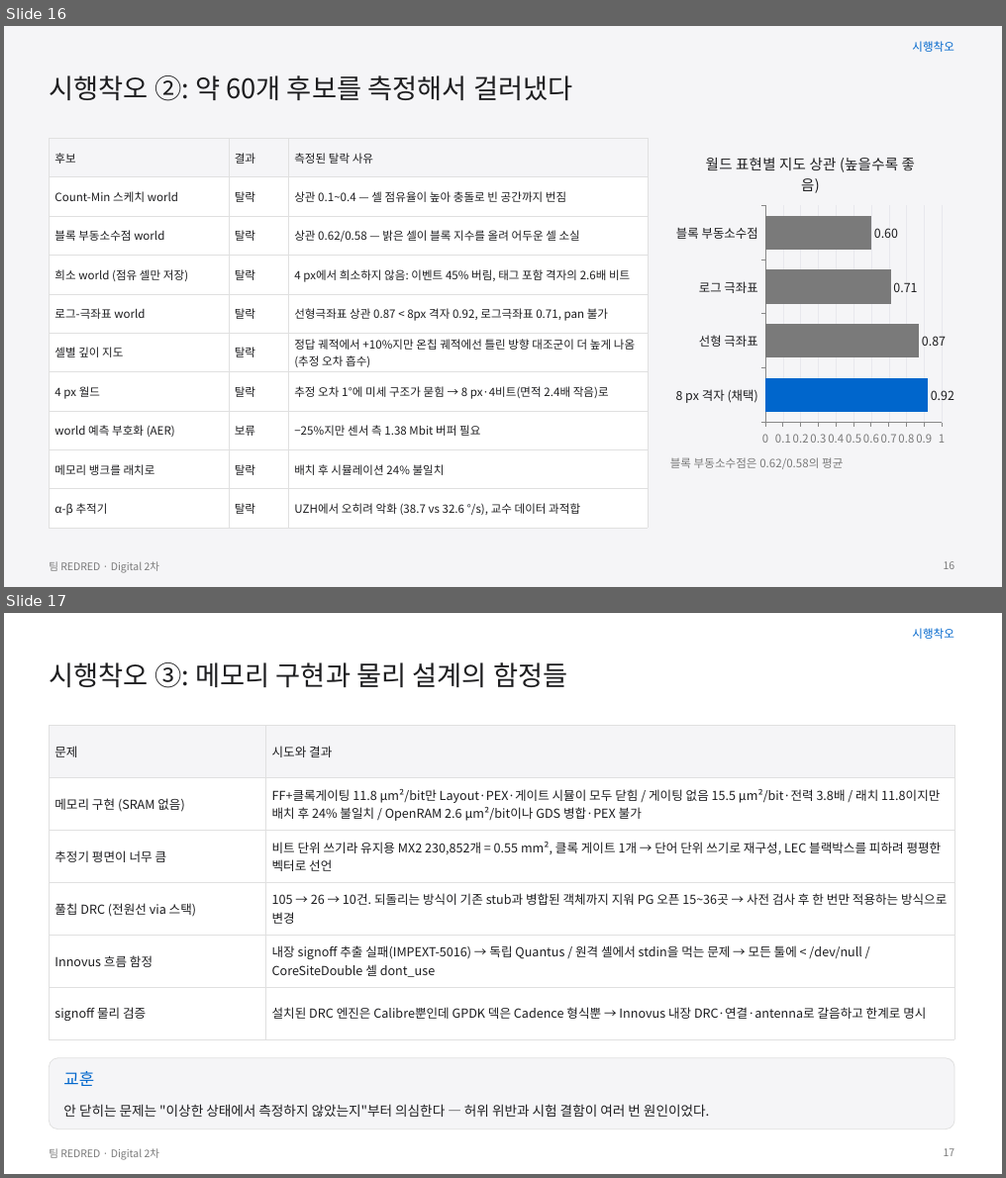
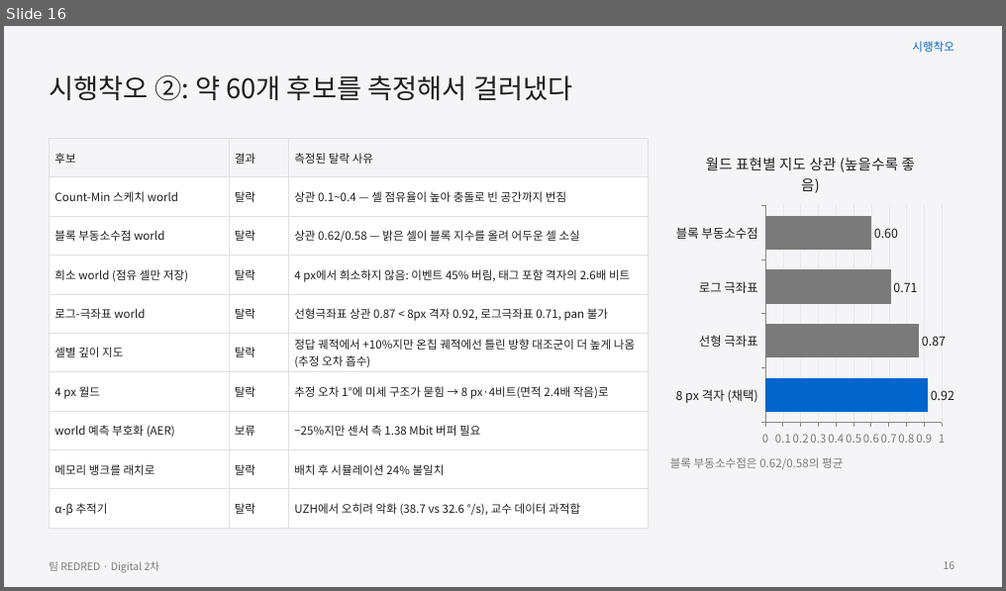
Before and after one commit to GangHeeJo/AI-SEMI, a slide deck: submission/REDRED_2차_발표자료_칩S.pptx. Shown one above the other, each under a label of ours: slides 16 and 17 before the commit, slide 16 after it. The pictures are 1006x1178 and 1006x591 pixels, drawn with LibreOffice and Linux fonts; fonts in the diff are those of the drawing. Boxes give left, top, right and bottom in pixels: in the first picture for what was removed or moved away, otherwise in the second. Text is boxed around its words. In the diff, an @@ line names an element or a change of style, - is before the commit and + after.

```diff
--- a/submission/REDRED_2차_발표자료_칩S.pptx
+++ b/submission/REDRED_2차_발표자료_칩S.pptx
@@ slide 17 removed at [4,613,1002,1174], background #FFFFFF; not listed: 1 template element that a slide beside it also shows @@
@@ text removed at [912,628,954,639] @@
-시행착오
@@ text removed at [49,663,568,688] @@
-시행착오 ③: 메모리 구현과 물리 설계의 함정들
@@ table removed at [49,725,954,1025], 6 rows, 2 columns @@
-문제 | 시도와 결과
-메모리 구현 (SRAM 없음) | FF+클록게이팅 11.8 µm²/bit만 Layout·PEX·게이트 시뮬이 모두 닫힘 / 게이팅 없음 15.5 µm²/bit·전력 3.8배 / 래치 11.8이지만 배치 후 24% 불일치 / OpenRAM 2.6 µm²/bit이나 GDS 병합·PEX 불가
-추정기 평면이 너무 큼 | 비트 단위 쓰기라 유지용 MX2 230,852개 = 0.55 mm², 클록 게이트 1개 → 단어 단위 쓰기로 재구성, LEC 블랙박스를 피하려 평평한 벡터로 선언
-풀칩 DRC (전원선 via 스택) | 105 → 26 → 10건. 되돌리는 방식이 기존 stub과 병합된 객체까지 지워 PG 오픈 15~36곳 → 사전 검사 후 한 번만 적용하는 방식으로 변경
-Innovus 흐름 함정 | 내장 signoff 추출 실패(IMPEXT-5016) → 독립 Quantus / 원격 셸에서 stdin을 먹는 문제 → 모든 툴에 < /dev/null / CoreSiteDouble 셀 dont_use
-signoff 물리 검증 | 설치된 DRC 엔진은 Calibre뿐인데 GPDK 덱은 Cadence 형식뿐 → Innovus 내장 DRC·연결·antenna로 갈음하고 한계로 명시
@@ rounded rectangle removed at [49,1059,954,1130] @@
@@ text removed at [63,1071,94,1086] @@
-교훈
@@ text removed at [63,1104,709,1117] @@
-안 닫히는 문제는 "이상한 상태에서 측정하지 않았는지"부터 의심한다 — 허위 위반과 시험 결함이 여러 번 원인이었다.
@@ page number removed at [944,1149,955,1157] @@
-17
```
Also in this commit, not shown: 12 slides changed, 1 slide added, 4 other files.
